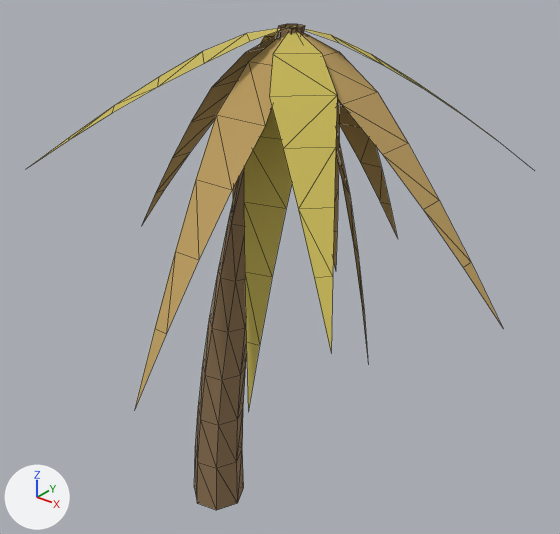
Before and after pictures for a commit that changed the Blender file assets/environment/DeadPalmTree/DeadPalmTree.blend.
Before and after are seen from a 50 mm lens placed at (7.4, -7.53, 9.44), pointed at (1.25, 0.16, 4.68). Every picture has the same lights, and +X, +Y and +Z are marked at lower left. The older version comes first. Mesh edges are drawn as thin lines.

The first picture shows 'DeadPalmTree_DeadLeafMat', 'DeadPalmTree_DeadTrunkMat', 'DeadPalmTree_DryLeafMat'.
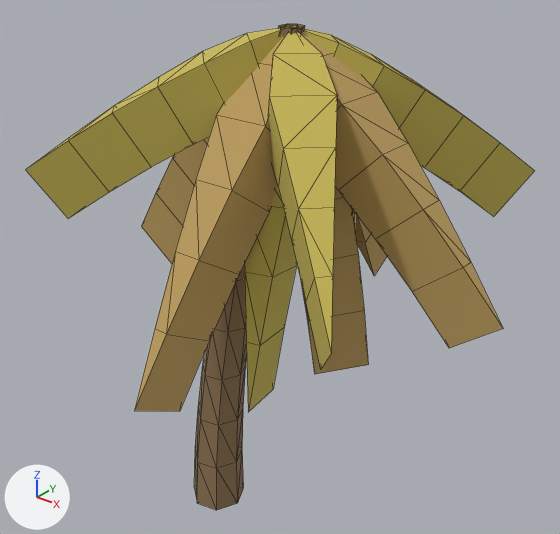
Where the newer file only moved an object's origin or applied its transform, the numbers keep the older frame.

Location of each change, [x1, y1, x2, y2] in pixels of the pictures (560 x 534 px):
'DeadPalmTree_DeadLeafMat', reshaped
    before: [135, 26, 503, 408]
    after: [134, 33, 503, 411]
'DeadPalmTree_DryLeafMat', reshaped
    before: [28, 26, 519, 411]
    after: [26, 26, 535, 412]
part 1 of me_trunkmesh_005, built on
    before: [247, 27, 321, 53]
    after: [26, 27, 535, 412]
part 2 of me_trunkmesh_002, built on
    before: [247, 35, 284, 66]
    after: [134, 37, 503, 411]

The change, as a list of edits to the scene's bpy script:
```text
Change me_trunkmesh_005:
    used by ob_deadpalmtree_dryleafmat; parent = ob_grotto_deadpalmtree; location = (1.543, -0.0123, 3.347)
    remove me_trunkmesh_005.from_pydata(...)  # 60 vertices, 50 faces; spans x -2.33..2.33, y -2.33..2.33, z 0.0..4.65
    add me_trunkmesh_005.from_pydata(...)  # 116 vertices, 160 faces; spans x -2.33..2.33, y -2.33..2.33, z -0.14..4.65
    me_trunkmesh_005 part 1
    4 vertices are removed from x 0.01, y 0.01, z 4.65
    4 faces are deleted
    60 vertices are added at x -2.01..1.98, y -2.01..1.98, z -0.14..4.23
    114 new faces join them
Change me_trunkmesh_002:
    used by ob_deadpalmtree_deadleafmat; parent = ob_grotto_deadpalmtree; location = (1.577, 0.0, 3.168)
    remove me_trunkmesh_002.from_pydata(...)  # 84 vertices, 70 faces; spans x -3.03..3.03, y -2.89..2.89, z 0.0..4.83
    add me_trunkmesh_002.from_pydata(...)  # 162 vertices, 224 faces; spans x -3.03..3.03, y -2.89..2.89, z -0.1..4.83
    me_trunkmesh_002 part 2
    6 vertices are removed from x -0.02, y 0.0, z 4.83
    6 faces are deleted
    84 vertices are added at x -2.38..2.41, y -2.2..2.21, z -0.1..4.45
    160 new faces join them
```
